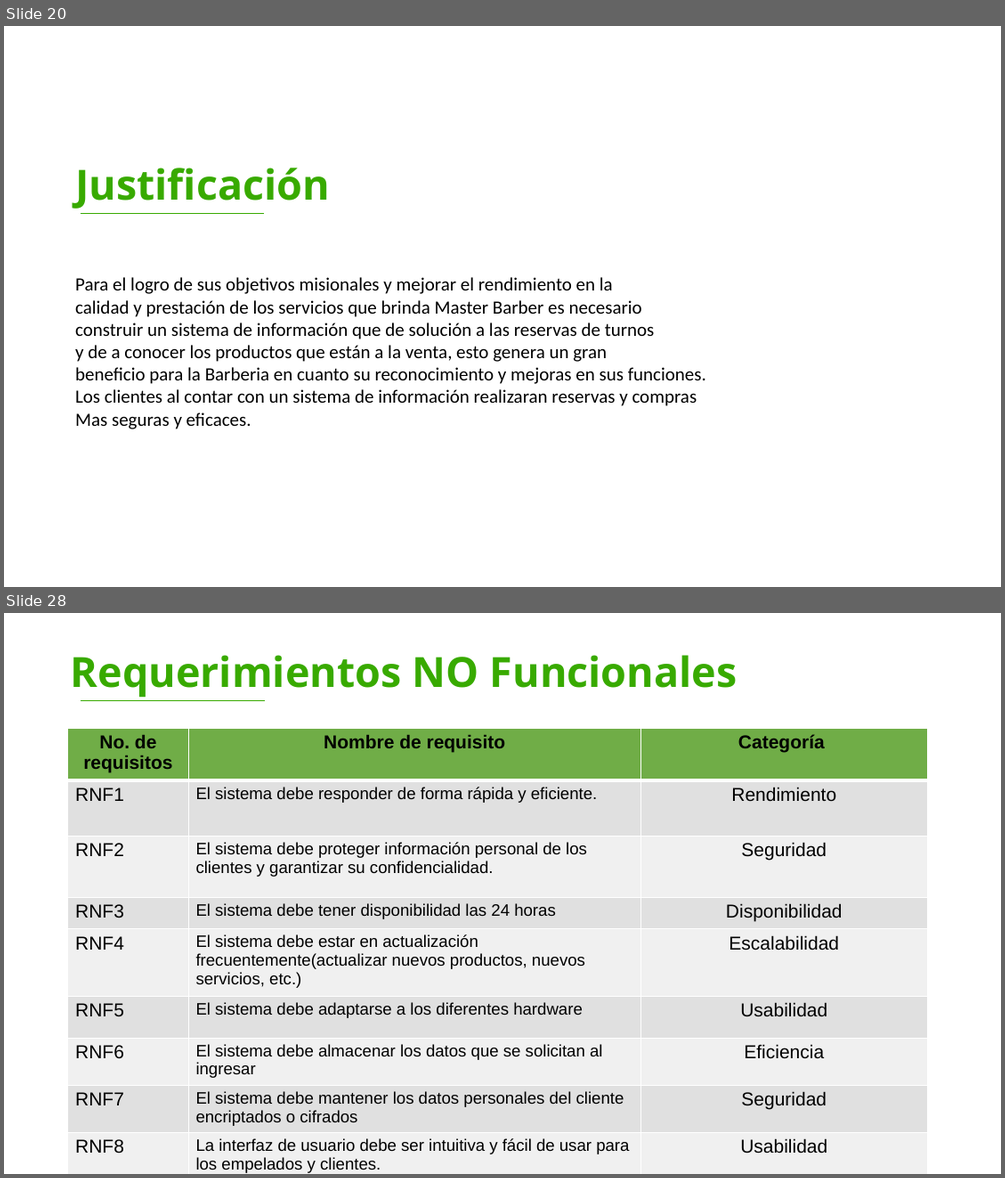
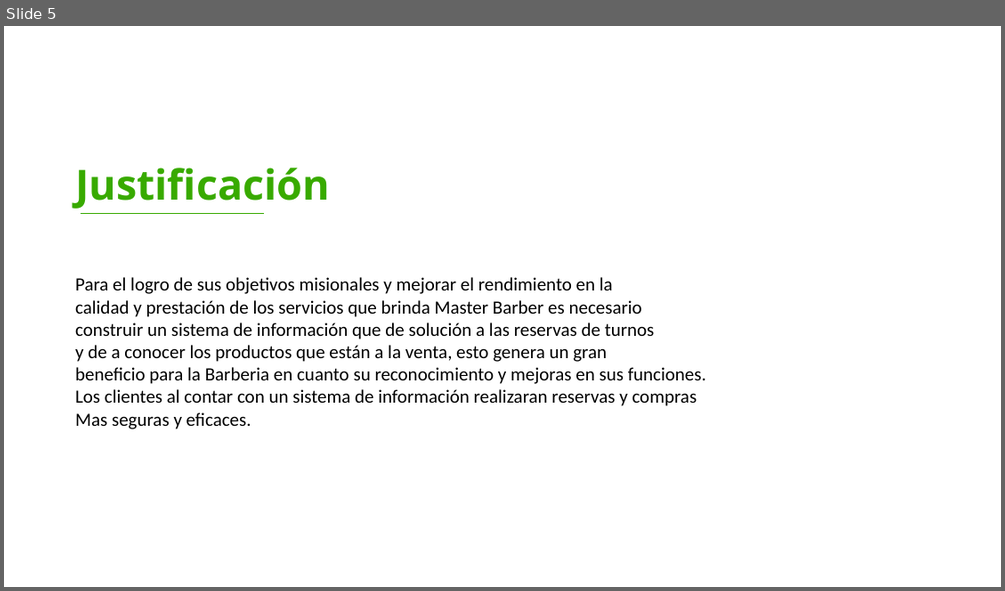
Before and after one commit to FidelSmoke/Practicas, a slide deck: DOCUMENTACION DE MASTER BARBER/ENTREGABLES 3/Entregables Proyecto B.pptx. Shown one above the other, each under a label of ours: slides 20 and 28 before the commit, slide 5 after it; the slides between them are not shown. The pictures are 1005x1178 and 1005x591 pixels, drawn with LibreOffice and Linux fonts; fonts in the diff are those of the drawing; background and template pictures are left out. Boxes give left, top, right and bottom in pixels: in the first picture for what was removed or moved away, otherwise in the second. Text is boxed around its words. In the diff, an @@ line names an element or a change of style, - is before the commit and + after.

```diff
--- a/DOCUMENTACION DE MASTER BARBER/ENTREGABLES 3/Entregables Proyecto B.pptx
+++ b/DOCUMENTACION DE MASTER BARBER/ENTREGABLES 3/Entregables Proyecto B.pptx
@@ slide 28 removed at <box>4,613,1001,1174</box>, background picture (left out) @@
@@ text removed at <box>71,655,737,698</box> @@
-Requerimientos NO Funcionales
@@ line removed from (81, 700) to (265, 700) @@
@@ table removed at <box>67,728,927,1174</box>, 9 rows, 3 columns @@
-No. de requisitos | Nombre de requisito | Categoría
-RNF1 | El sistema debe responder de forma rápida y eficiente. | Rendimiento
-RNF2 | El sistema debe proteger información personal de los clientes y garantizar su confidencialidad. | Seguridad
-RNF3 | El sistema debe tener disponibilidad las 24 horas | Disponibilidad
-RNF4 | El sistema debe estar en actualización frecuentemente(actualizar nuevos productos, nuevos servicios, etc.) | Escalabilidad
-RNF5 | El sistema debe adaptarse a los diferentes hardware | Usabilidad
-RNF6 | El sistema debe almacenar los datos que se solicitan al ingresar | Eficiencia
-RNF7 | El sistema debe mantener los datos personales del cliente encriptados o cifrados | Seguridad
-RNF8 | La interfaz de usuario debe ser intuitiva y fácil de usar para los empelados y clientes. | Usabilidad
@@ what was slide 20 is now slide 5 @@
```
Also in this commit, not shown: 1 slide changed, 4 slides added, 20 other slides removed, 1 other file.
